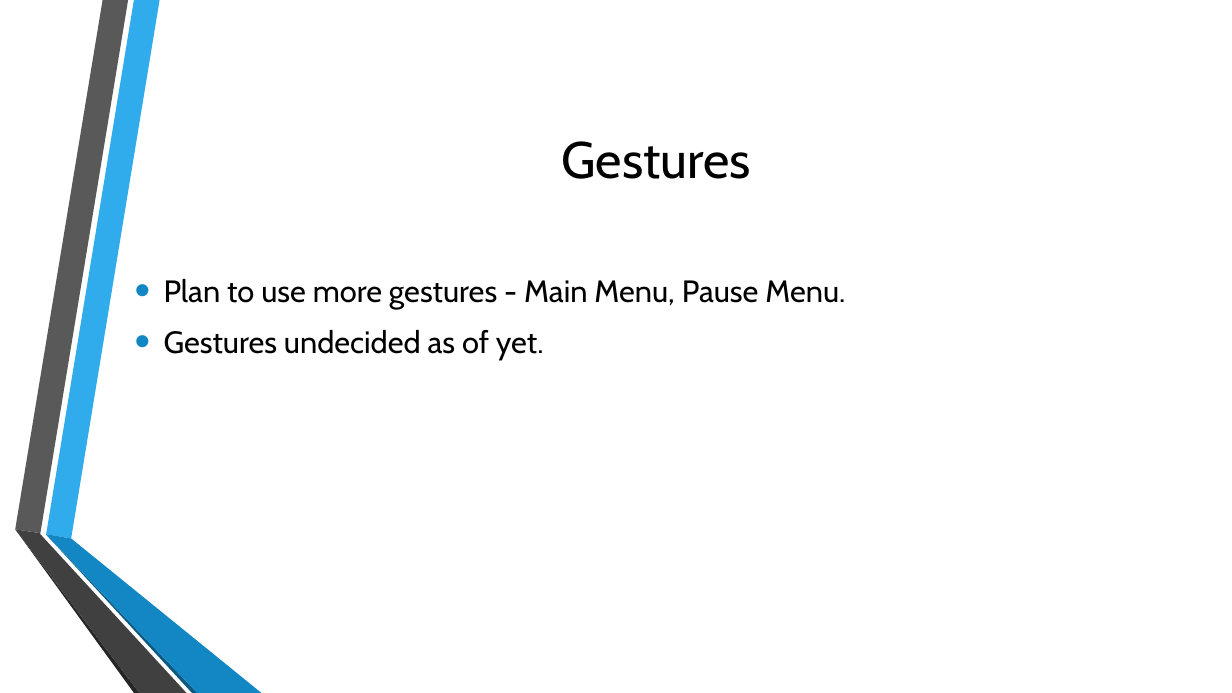
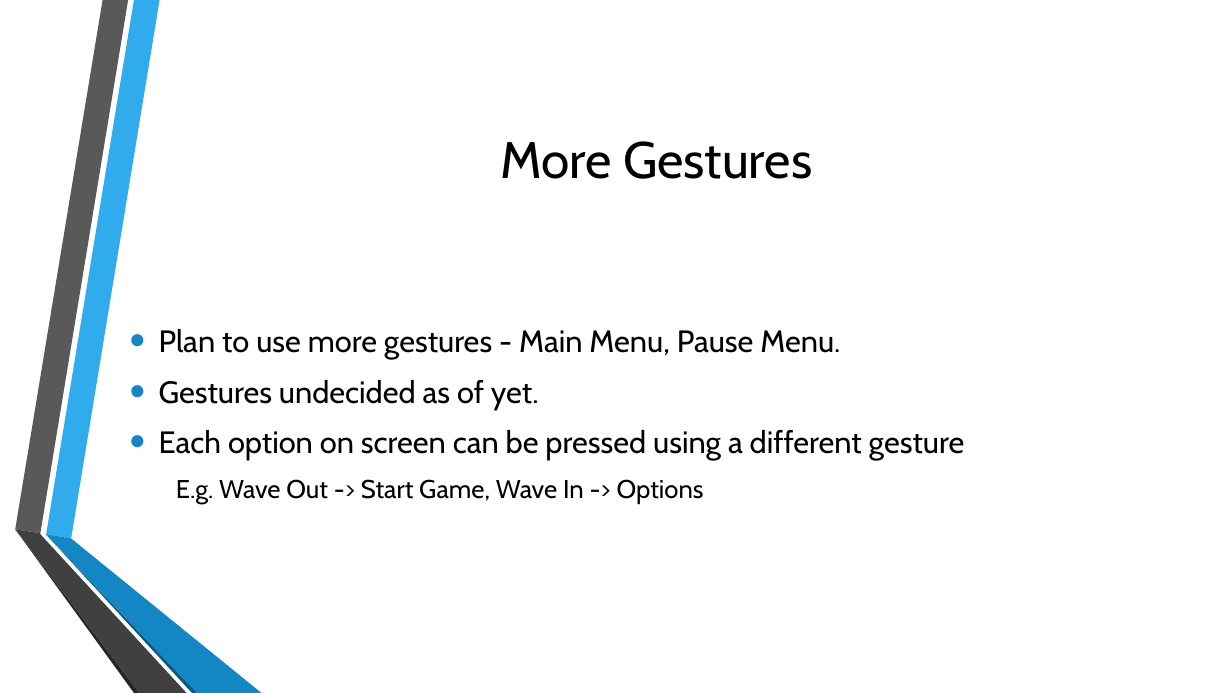
Before and after one commit to BrianD147/Gesture-Based-UI-Development-Project, a slide deck: slide 7 of Gesture Based UI Project.pptx (slide 6 before the commit). Drawn at 1232x693 pixels with LibreOffice and Linux fonts; fonts in the diff are those of the drawing; background and template pictures are left out. Boxes give left, top, right and bottom in pixels: in the first picture for what was removed or moved away, otherwise in the second. Text is boxed around its words. In the diff, an @@ line names an element or a change of style, - is before the commit and + after.

```diff
--- a/Gesture Based UI Project.pptx
+++ b/Gesture Based UI Project.pptx
@@ title at bbox=[500, 141, 812, 179]: text changed @@
-Gestures
+More Gestures
@@ text "Plan to use more gestures ...": place and size @@
-text "Plan to use more gestures ..." at bbox=[164, 279, 845, 360]
+text "Plan to use more gestures ..." at bbox=[159, 329, 965, 504]
@@ text at bbox=[159, 430, 965, 504]: paragraphs added @@
+• Each option on screen can be pressed using a different gesture
+  E.g. Wave Out -> Start Game, Wave In -> Options
```
Also in this commit, not shown: 3 other slides changed, 2 slides added, 1 slide removed, 1 other file.
